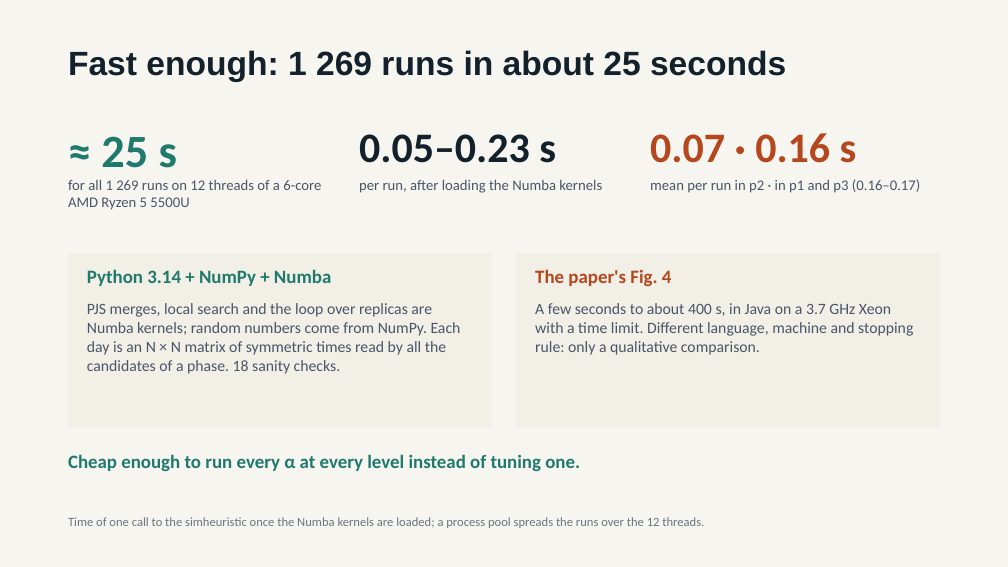
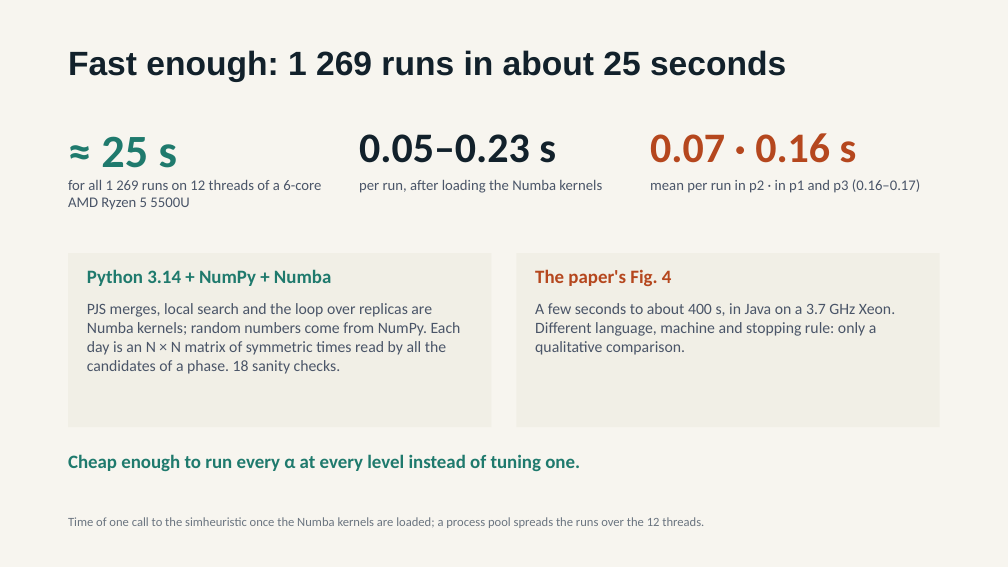
Before and after one commit to Inurria979/Heuristic-Algorithms-in-Transport-and-Finance, a slide deck: slide 14 of simTOP/docs/simTOP_simheuristic.pptx. Drawn at 1008x567 pixels with LibreOffice and Linux fonts; fonts in the diff are those of the drawing. Boxes give left, top, right and bottom in pixels: in the first picture for what was removed or moved away, otherwise in the second. Text is boxed around its words. In the diff, an @@ line names an element or a change of style, - is before the commit and + after.

```diff
--- a/simTOP/docs/simTOP_simheuristic.pptx
+++ b/simTOP/docs/simTOP_simheuristic.pptx
@@ text at box(535, 303, 895, 355): text changed @@
-A few seconds to about 400 s, in Java on a 3.7 GHz Xeon with a time limit. Different language, machine and stopping rule: only a qualitative comparison.
+A few seconds to about 400 s, in Java on a 3.7 GHz Xeon. Different language, machine and stopping rule: only a qualitative comparison.
```
Also in this commit, not shown: 2 other slides changed, 34 other files.
